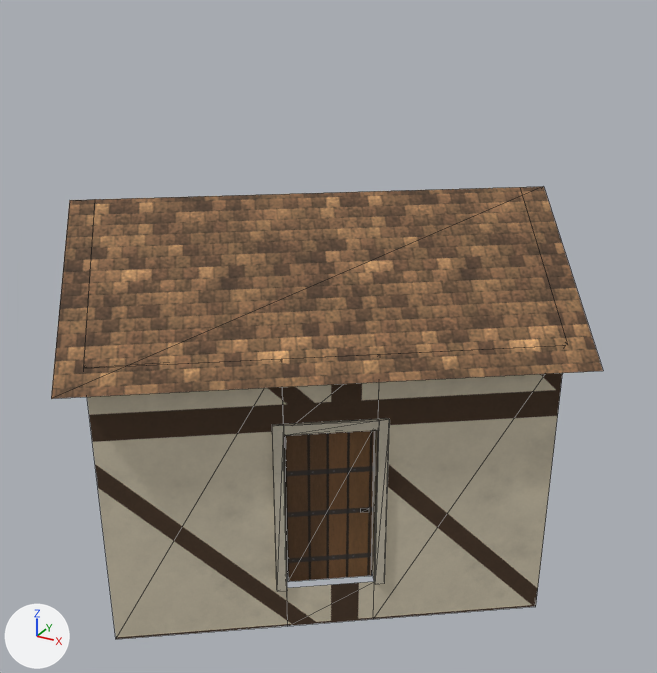
Renders of the glTF model world/bridgehollow__dyers_walk_local/export/models/buildings/bld_house_099.glb from each side of a commit.
The view is the same before and after, from a 50 mm camera at (5.47, -9.54, 7.77) aimed at (0.24, -0.04, 3.02). Every picture has the same lights, and +X, +Y and +Z are marked at lower left. The first picture is the older version. Mesh edges are drawn as thin lines. Vertices at exactly the same position are counted once.

Names of what the first picture shows: 'bld_house_099', 'bld_house_099_door1', 'bld_house_099_roof' and 1 more.
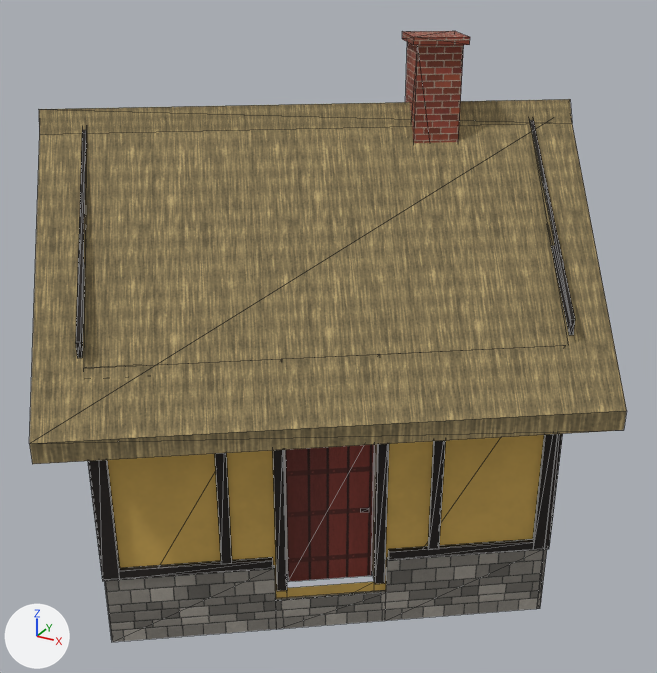
What changed in the scene script:
```text
Add mat_mat_s_brick_8d4332:
    mat_mat_s_brick_8d4332 = bpy.data.materials.new('mat_s_brick_8d4332')
    # uses the picture img_mat_s_brick_8d4332
    # uses the picture img_mat_s_brick_8d4332_n
Add mat_mat_s_tint_thatch_8a7a55:
    mat_mat_s_tint_thatch_8a7a55 = bpy.data.materials.new('mat_s_tint_thatch_8a7a55')
    # uses the picture img_mat_s_tint_thatch_8a7a55
    # uses the picture img_mat_s_tint_thatch_8a7a55_n
Add mat_mat_s_beam_201a17:
    mat_mat_s_beam_201a17 = bpy.data.materials.new('mat_s_beam_201a17')
    # uses the picture img_mat_s_beam_201a17
    # uses the picture img_mat_s_beam_201a17_n
Add mat_mat_s_plaster_d9b25a:
    mat_mat_s_plaster_d9b25a = bpy.data.materials.new('mat_s_plaster_d9b25a')
    # uses the picture img_mat_s_plaster_d9b25a
    # uses the picture img_mat_s_plaster_d9b25a_n
Add mat_mat_s_tint_wall_stone_7a766f:
    mat_mat_s_tint_wall_stone_7a766f = bpy.data.materials.new('mat_s_tint_wall_stone_7a766f')
    # uses the picture img_mat_s_tint_wall_stone_7a766f
    # uses the picture img_mat_s_tint_wall_stone_7a766f_n
Change me_bld_house_099:
    remove me_bld_house_099.from_pydata(...)  # 252 vertices, 328 faces; spans x -3.35..3.33, y -3.22..3.21, z 0.0..3.63
    add me_bld_house_099.from_pydata(...)  # 648 vertices, 792 faces; spans x -3.43..3.41, y -3.31..3.3, z 0.0..3.63
    me_bld_house_099 part 1: 396 vertices added at x -3.43..3.41, y -3.31..3.3, z 0.0..3.63
    me_bld_house_099 part 2: 150 faces spanning x -2.55..2.54, y -2.13..2.37, z 0.58..2.83 switch from mat_mat_trim to mat_mat_s_beam_201a17
    me_bld_house_099 part 3: 40 faces spanning x -3.35..3.33, y -3.22..3.21, z 0.0..3.63 switch from mat_mat_wall_frame to mat_mat_s_plaster_d9b25a
    other edits to the shape of me_bld_house_099 do not show in these pictures
    add me_bld_house_099.materials.append(mat_mat_s_tint_wall_stone_7a766f)
Change me_bld_house_099_roof:
    remove me_bld_house_099_roof.from_pydata(...)  # 96 vertices, 104 faces; spans x -3.77..3.77, y -3.65..3.65, z 3.26..4.88
    add me_bld_house_099_roof.from_pydata(...)  # 208 vertices, 240 faces; spans x -4.09..4.09, y -3.96..3.96, z 2.82..6.73
    me_bld_house_099_roof part 4
    6 vertices are removed from x -3.77..3.77, y -1.51..3.65, z 3.44..4.88
    6 faces are deleted
    2 vertices move from x -2.39..-1.01, y -3.65..-1.69, z 3.44..4.88 to x -1.08..-1.03, y -3.13..-3.1, z 3.63..3.75
    69 vertices are added at x -4.09..3.39, y -3.96..3.25, z 2.82..6.73
    16 new vertices lie (0.05, 0.04, 0.0) away from vertices in x -3.31..3.26, y -1.6..1.56, z 3.63..5.75
    15 new vertices lie (0.05, 0.03, 0.0) away from vertices in x -2.83..2.78, y -2.45..3.1, z 3.63..4.88
    12 new vertices lie (0.0, 0.0, 0.18) away from vertices in x -3.39..3.39, y -3.25..3.25, z 3.75..5.67
    6 new vertices lie (5.16, 3.64, 0.0) away from vertices in x -4.09..-1.07, y -3.96..0.32, z 2.82..5.96
    104 new faces join them, mat_mat_s_beam_201a17
    22 new faces join them, mat_mat_s_brick_8d4332
    2 new faces join them, mat_mat_s_plaster_d9b25a
    14 new faces join them, mat_mat_s_tint_thatch_8a7a55
    remove me_bld_house_099_roof.materials.append(mat_mat_shingle)
    remove me_bld_house_099_roof.materials.append(mat_mat_wall_frame)
    add me_bld_house_099_roof.materials.append(mat_mat_s_beam_201a17)
    add me_bld_house_099_roof.materials.append(mat_mat_s_brick_8d4332)
    add me_bld_house_099_roof.materials.append(mat_mat_s_plaster_d9b25a)
    add me_bld_house_099_roof.materials.append(mat_mat_s_tint_thatch_8a7a55)
```

Changed parts and their boxes (x1, y1, x2, y2) in the pictures (657 x 673 px):
'bld_house_099_roof', reshaped (8% wider, 104% taller)
    before: (51, 187, 603, 399)
    after: (29, 31, 627, 464)
'bld_house_099', reshaped
    before: (87, 373, 562, 639)
    after: (88, 434, 563, 642)
part 1 of me_bld_house_099, added
    after: (88, 434, 563, 642)
part 2 of me_bld_house_099, recoloured
    before: (272, 418, 390, 591)
    after: (273, 444, 389, 591)
part 3 of me_bld_house_099, recoloured
    before: (87, 373, 562, 639)
    after: (107, 435, 544, 598)
